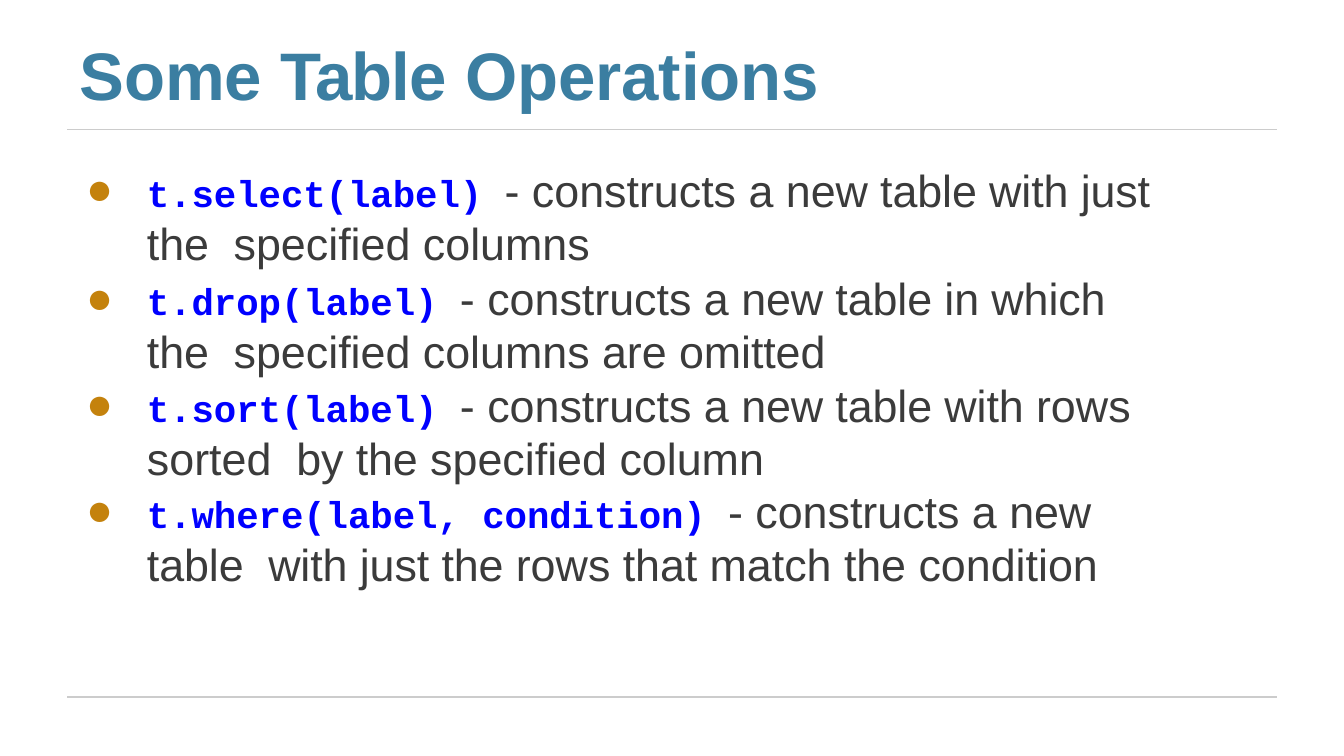
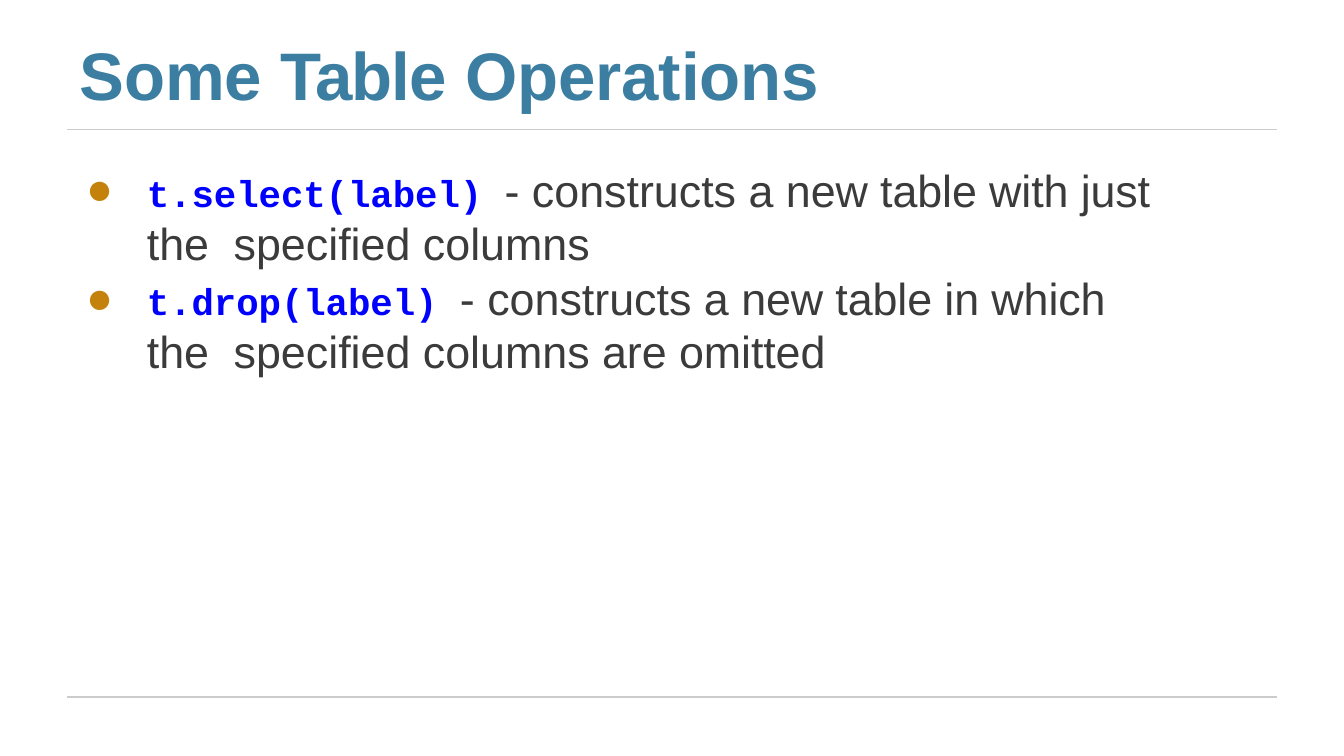
Before and after one commit to jhb10c/d8publicmaterials, a slide deck: slide 23 of Lectures/lec03_Tables.pptx (slide 11 before the commit). Drawn at 1344x756 pixels with LibreOffice and Linux fonts; fonts in the diff are those of the drawing. Boxes give left, top, right and bottom in pixels: in the first picture for what was removed or moved away, otherwise in the second. Text is boxed around its words. In the diff, an @@ line names an element or a change of style, - is before the commit and + after.

```diff
--- a/Lectures/lec03_Tables.pptx
+++ b/Lectures/lec03_Tables.pptx
@@ text at box(147, 389, 1131, 590): paragraphs removed @@
-● t.sort(label) - constructs a new table with rows sorted by the specified column
-● t.where(label, condition) - constructs a new table with just the rows that match the condition
```
Also in this commit, not shown: 1 other slide changed, 13 slides added, 3 other files.
